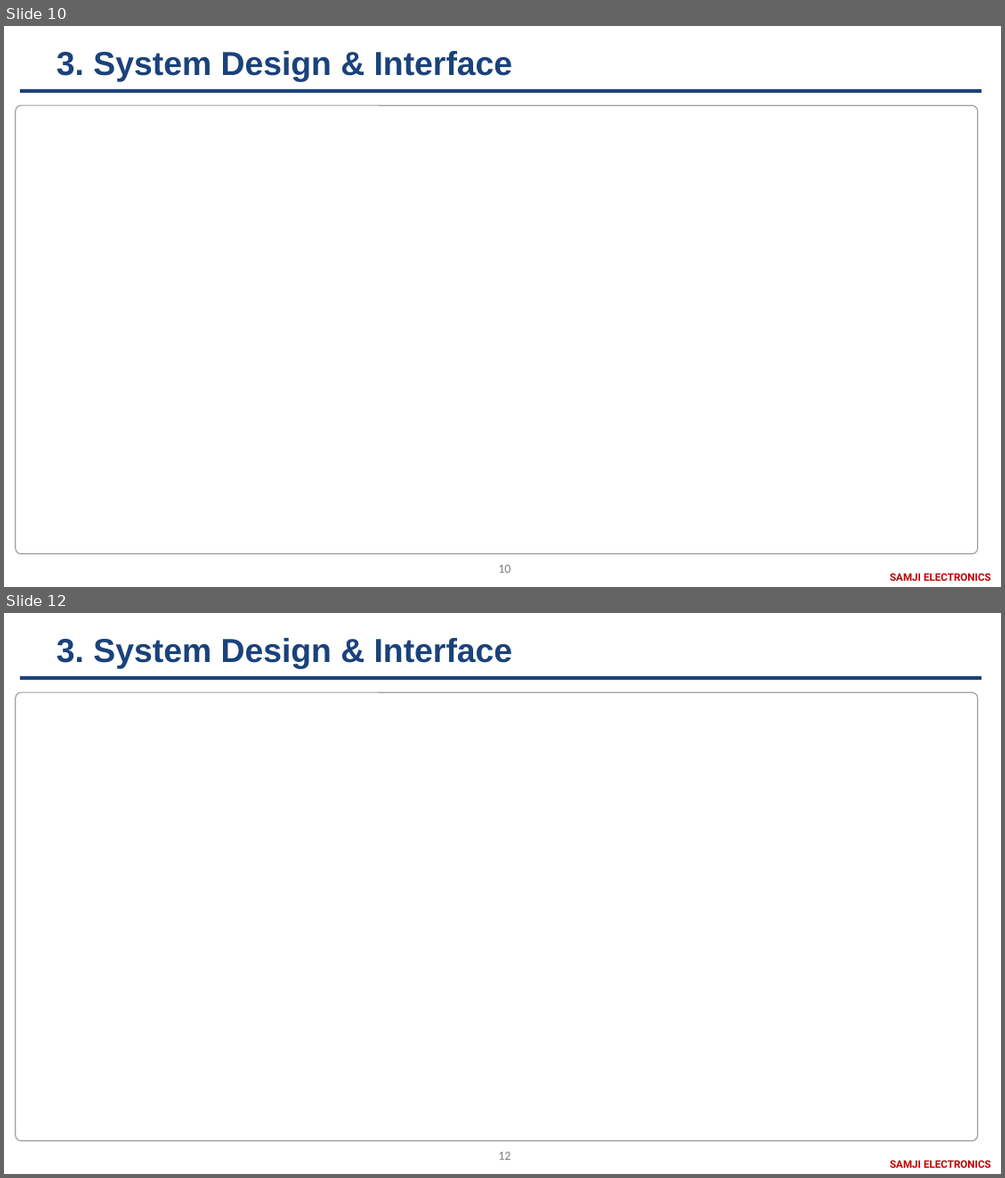
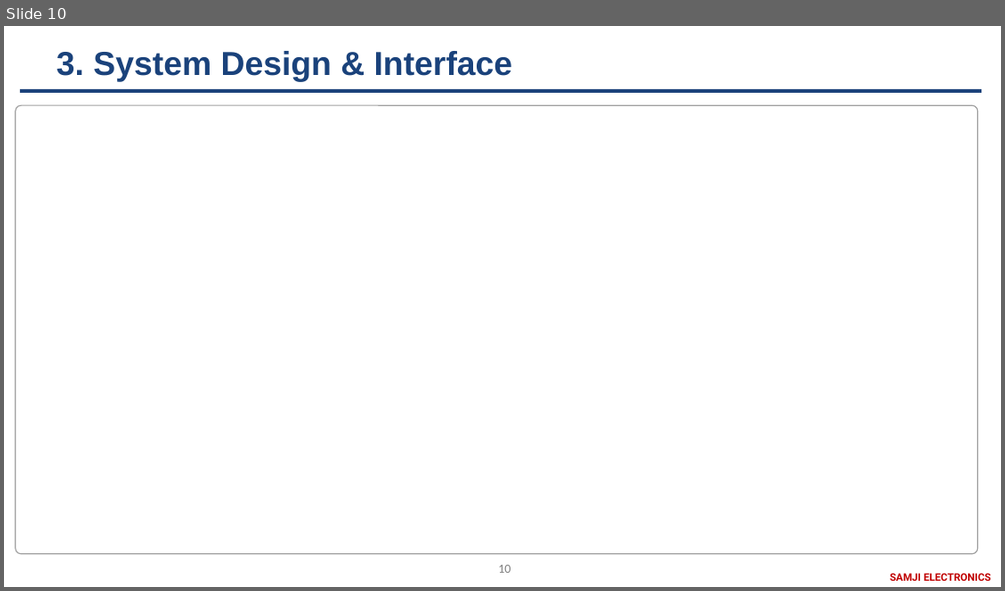
Before and after one commit to SangguKang/doc, a slide deck: Transfer/JIRA.pptx. Shown one above the other, each under a label of ours: slides 10 and 12 before the commit, slide 10 after it; the slides between them are not shown. The pictures are 1005x1178 and 1005x591 pixels, drawn with LibreOffice and Linux fonts; fonts in the diff are those of the drawing; background and template pictures are left out. Boxes give left, top, right and bottom in pixels: in the first picture for what was removed or moved away, otherwise in the second. Text is boxed around its words. In the diff, an @@ line names an element or a change of style, - is before the commit and + after.

```diff
--- a/Transfer/JIRA.pptx
+++ b/Transfer/JIRA.pptx
@@ slide 10 removed at (4, 26, 1001, 587), background #FFFFFF; not listed: 3 template elements that a slide beside it also shows @@
@@ title removed at (57, 51, 513, 82) @@
-3. System Design & Interface
@@ rounded rectangle removed at (16, 105, 978, 554) @@
@@ what was slide 12 is now slide 10 @@
@@ page number at (498, 564, 510, 572): text changed @@
-12
+10
```
Also in this commit, not shown: 1 slide changed, 2 slides added, 1 other slide removed, 1 other file.
